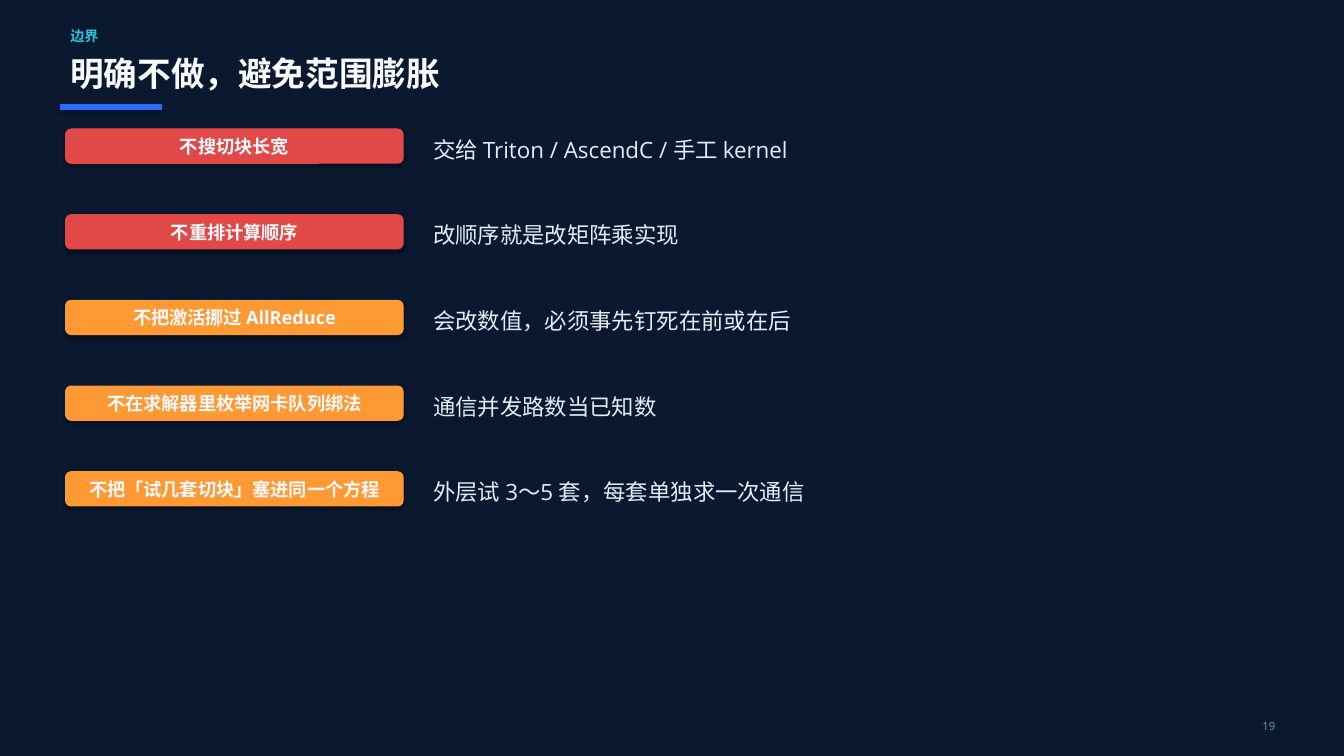
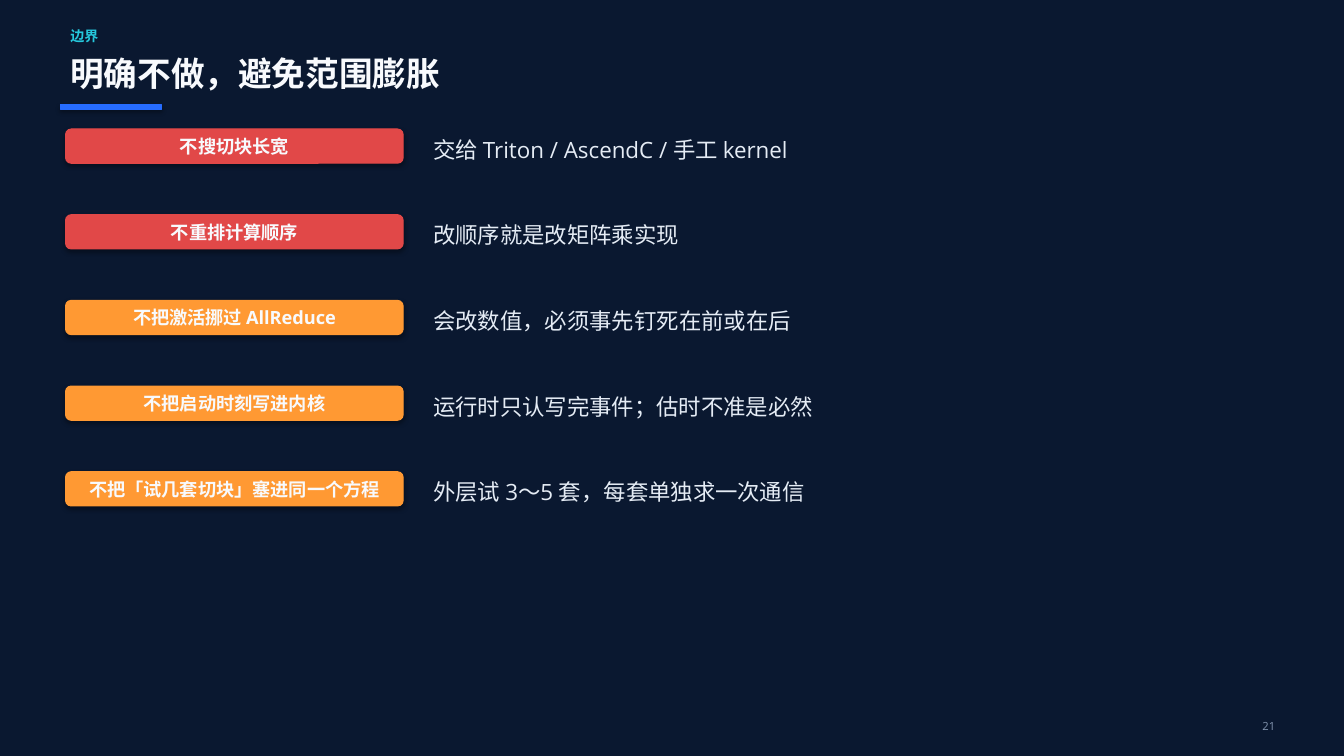
Before and after one commit to 69515164-rgb/DeepEP, a slide deck: slide 21 of docs/融合算子自动生成_MM_AllReduce.pptx (slide 19 before the commit). Drawn at 1344x756 pixels with LibreOffice and Linux fonts; fonts in the diff are those of the drawing. Boxes give left, top, right and bottom in pixels: in the first picture for what was removed or moved away, otherwise in the second. Text is boxed around its words. In the diff, an @@ line names an element or a change of style, - is before the commit and + after.

```diff
--- a/docs/融合算子自动生成_MM_AllReduce.pptx
+++ b/docs/融合算子自动生成_MM_AllReduce.pptx
@@ text at (144, 394, 326, 412): text changed @@
-不在求解器里枚举网卡队列绑法
+不把启动时刻写进内核
@@ text at (433, 396, 813, 419): text changed @@
-通信并发路数当已知数
+运行时只认写完事件；估时不准是必然
@@ text at (1262, 722, 1275, 730): text changed @@
-19
+21
```
Also in this commit, not shown: 13 other slides changed, 2 slides added, 2 other files.
